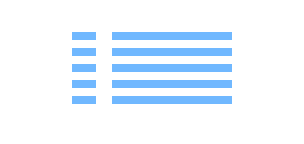
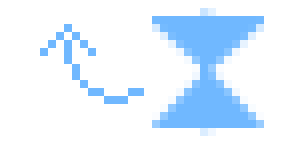
The second (304, 144) image is a revision of the first. Changes to its layers:
added layer "Calque 1" in group "boutons" over [152, 8, 264, 136]
added layer "paste anim copie 2" in group "boutons" over [40, 24, 144, 104]
hid "list" over [72, 32, 232, 104]
